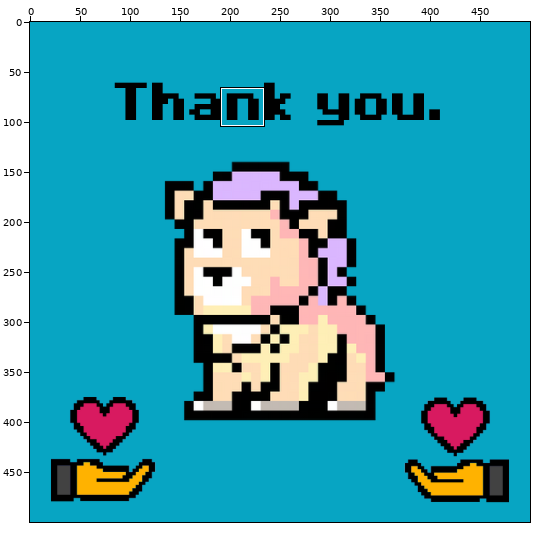
Sprite sheet: Caring Creatures Website/img/successCC.png. Above: a wide view before the commit, with the close-up outlined.
Close-up. The starting point:
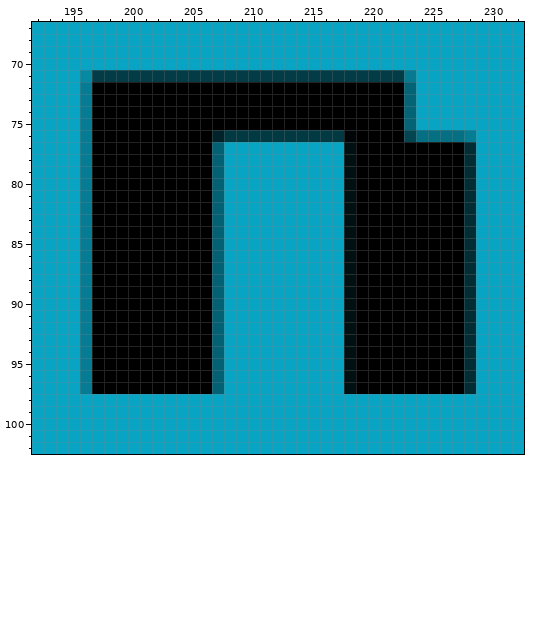
The file is 500x500 pixels. Shown: x 192..232, y 67..102. The commit also changed other parts of the picture, which this record leaves out.
New version:
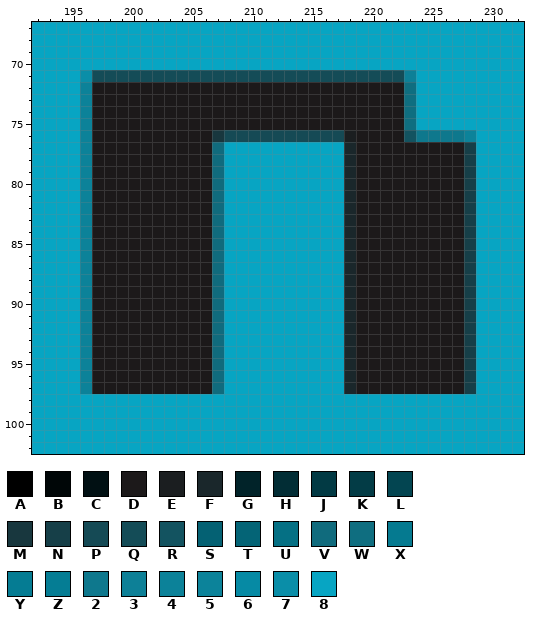
Palette (. is transparent): A #000000  B #000607  C #011013  D #1c191a  E #1b1e20  F #1a272b  G #012329  H #022d35  J #023a44  K #033c46  L #034551  M #18373e  N #163f48  P #154a55  Q #144c57  R #135360  S #046173  T #046476  U #057084  V #106b7d  W #0f6e80  X #057a90  Y #057c93  Z #057d94  2 #0e788d  3 #0d8097  4 #0c8299  5 #0c839a  6 #068aa4  7 #0a8ea8  8 #07a5c3
Change:
Colour U becomes colour 2 in row 76 at x 224 to 227.
Colour X becomes colour 3 in row 71 at x 223.
Colour Y becomes colour 4 in rows 72 to 97 at x 196.
Colour Z becomes colour 5 in row 76 at x 228.
Colour 6 becomes colour 7 in row 71 at x 196.
Colour A becomes colour D in rows 72 to 75 at x 197 to 222; in row 76 at x 197 to 206 and 219 to 222; in rows 77 to 97 at x 197 to 206 and 219 to 227.
Colour B becomes colour E in row 76 at x 218.
Colour C becomes colour F in rows 77 to 97 at x 218.
Colour G becomes colour M in row 76 at x 207.
Colour H becomes colour N in rows 77 to 97 at x 228.
Colour J becomes colour P in row 76 at x 208 to 217.
Colour K becomes colour Q in row 71 at x 197 to 222.
Colour L becomes colour R in row 76 at x 223.
Colour S becomes colour V in rows 77 to 97 at x 207.
Colour T becomes colour W in rows 72 to 75 at x 223.
Where, in picture pixels (left, top, right, bottom), the same in both close-ups:
changed: (80, 70, 476, 394)
